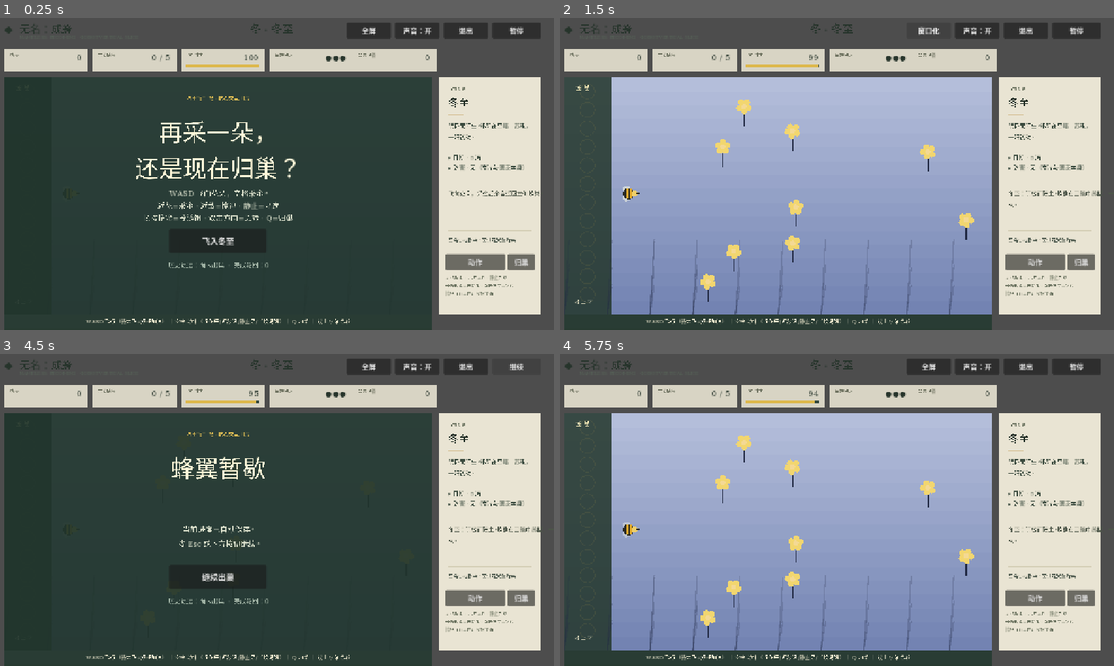
Above: before the commit, frames 1-4 (two rows, left to right).
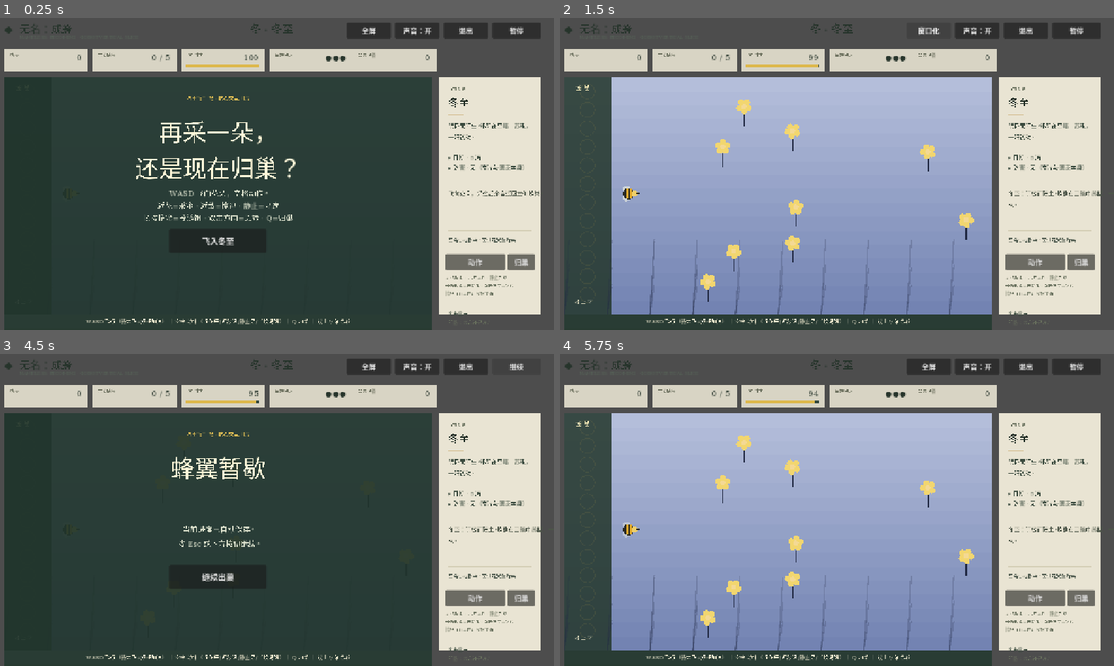
Above: after the commit, the same moments.

Repository: alanthssss/nameless-becoming
Game: Godot game, scene res://main.tscn
Same seed, same stepped clock (60 frames per second), same inputs: the game is played once before the commit and once after it.
Inputs:
- Up to frame 1 (0.25 s): no input
- Up to frame 2 (1.5 s): click "飞入冬至" at 0.5 s; click "全屏" at 1.25 s
- Up to frame 3 (4.5 s): click "窗口化" at 2 s; click "声音：开" at 2.75 s; click "声音：关" at 3.5 s; click "暂停" at 4.25 s
- Up to frame 4 (5.75 s): click "继续出巢" at 5 s

The runs differ from the first frame. In frame 1, 0.2% of the frame differs, in the area x 30-88%, y 55-99%; in frame 2, less than 0.1%; in frame 3, 0.1%; in frame 4, less than 0.1%.

Commit message:
fix(ui): 历史信息从 overlay 弹窗搬到 HUD 侧栏底部常驻 runs_meter
诊断：upgrade 选择界面（show_upgrade_choices）三张卡片位于 y=330-455。
PR #12 引入的 overlay_history Label 在 y=415-443，正好压在卡片中间——
文字（"历史最远：二十四节令已归律 · 完成轮回：4 · 上轮 2:01"）浮在卡片
标题与按钮之间，视觉碎片化、卡片读不清。overlay_history 的生命周期只在
show_intro 里被启用（visible=true）但从未关闭，跨阶段漂移，最终在 upgrade
界面才"显形"造成混乱。

设计决策：历史信息属于"持久状态"（跨 run 的轮回计数 + 最远记录），
不应寄生在 overlay 这种模态弹窗里——overlay_history 这类补救性 Label
只能临时解决表象、永远藏不住会再漏。

修复：
- 删除 overlay_history var + setup + show_intro 里的 4 处引用
- 新增 runs_meter / runs_meter_farthest 永久 HUD 元素，挂在右侧栏底部
  y=528-566（与上方输入说明用细线 meter_rule 分隔）
- refresh_runs_meter() 抽出独立函数，三处状态变更点
  （record_stage / record_completion / record_failure）后都调用一次，
  确保进度实时刷新
- runs_meter 第一行「已走过 X 轮四季 · 上轮 2:01」（11px）
- runs_meter_farthest 第二行「前路：芒种」或「前路：二十四节令归律」
  或「前路：远方还是远方」（尚未启程时）

副作用：show_intro body 文案删除「历史最远 / 完成轮回 / 上轮」行；
intro 视野更干净，历史写在玩家随时能看见的位置（侧栏常态可见），
不再依赖弹窗呈现。

smoke_test 新增断言：主脚本必须暴露 refresh_runs_meter（防止有人改回
overlay_history 的临时补救方案）。show_boss_loss 断言保留（PR #13 第一
commit）。

Diff:
--- a/godot/scripts/main.gd
+++ b/godot/scripts/main.gd
@@ -97,8 +97,14 @@
 var overlay_title: Label
 var overlay_body: Label
 var overlay_button: Button
-var overlay_history: Label
 var upgrade_buttons: Array[Button] = []
+# 历史信息是「持久状态」（跨 run 的轮回计数 + 最远记录），
+# 属于 HUD 侧栏常驻元素 runs_meter，不寄生在 overlay 弹窗里——
+# overlay_history 这个独立 Label 在 PR #12 临时补救时被引进来，
+# 生命周期写在 show_intro 但从未关闭，会跟着 overlay 浮到 upgrade 界面
+# 直接压在升级卡片上造成视觉错位（背景碎片化、读不清）。
+var runs_meter: Label
+var runs_meter_farthest: Label
 var zh_font: Font
 var pause_button: Button
 var fullscreen_button: Button
@@ -368,6 +374,17 @@
 	make_label(side, "近花采蜜 · 近敌惊退 · 静止寻迹", Vector2(14, 447), Vector2(200, 18), 10, Color("68705d"))
 	make_label(side, "长按携蜜=投诱饵 · 双击方向=急转", Vector2(14, 465), Vector2(200, 18), 10, Color("68705d"))
 	make_label(side, "持续飞行=自动振翅加速", Vector2(14, 483), Vector2(200, 18), 10, Color("68705d"))
+	# 历史信息是跨 run 的持久状态，留给 HUD 侧栏底部常驻显示——属于状态不属于弹窗
+	var meter_rule := ColorRect.new()
+	meter_rule.color = Color("c7c0a4", 0.6)
+	meter_rule.position = Vector2(20, 520)
+	meter_rule.size = Vector2(190, 1)
+	side.add_child(meter_rule)
+	runs_meter = make_label(side, "", Vector2(20, 528), Vector2(190, 18), 11, Color("3a4a3e"))
+	runs_meter.autowrap_mode = TextServer.AUTOWRAP_WORD_SMART
+	runs_meter_farthest = make_label(side, "", Vector2(20, 548), Vector2(190, 18), 11, Color("68705d"))
+	runs_meter_farthest.autowrap_mode = TextServer.AUTOWRAP_WORD_SMART
+	refresh_runs_meter()
 
 	var tips_background := ColorRect.new()
 	tips_background.color = Color("26392f", 0.96)
@@ -393,9 +410,7 @@
 	overlay_button.add_theme_font_size_override("font_size", 18)
 	overlay_button.pressed.connect(on_overlay_button)
 	overlay.add_child(overlay_button)
-	overlay_history = make_label(overlay, "", Vector2(190, 415), Vector2(590, 28), 14, Color("9fb1a3"))
-	overlay_history.horizontal_alignment = HORIZONTAL_ALIGNMENT_CENTER
-	overlay_history.visible = false
+	# —— overlay 区以内的元素到此为止 ——升级卡片直接挂在 overlay 上
 	for i in 3:
 		var choice := Button.new()
 		choice.position = Vector2(105 + i * 255, 330)
@@ -480,12 +495,11 @@
 	bee.active = false
 	overlay.visible = true
 	overlay_title.text = "再采一朵，\n还是现在归巢？"
-	overlay_body.text = "WASD 飞向花朵，空格采蜜。\n近花=采蜜 · 近敌=惊退 · 静止=寻迹\n长按携蜜=投诱饵 · 双击方向=急转 · Q=归巢"
-	overlay_history.text = "历史最远：%s  ·  完成轮回：%d%s" % [progress_name(), save_manager.runs_completed, last_run_text()]
+	overlay_body.text = "WASD 飞向花朵，空格动作。\n近花=采蜜 · 近敌=惊退 · 静止=寻迹\n长按携蜜=投诱饵 · 双击方向=急转 · Q=归巢"
 	overlay_button.text = "飞入冬至"
 	set_upgrade_buttons_visible(false)
 	overlay_button.visible = true
-	overlay_history.visible = true
+	refresh_runs_meter()
 
 func start_game() -> void:
 	hive_lives = 3
@@ -1153,6 +1167,7 @@
 	var data: Dictionary = stages[stage_index]
 	if persistence_enabled:
 		save_manager.record_stage(stage_index + 1)
+	refresh_runs_meter()
 	season_mechanics.on_stage_complete()
 	# 储备机制：白露是储备段最后的采蜜关，本季的蜜需要分配（储冬蜜 / 哺育幼虫）
 	var reserve_m = season_mechanics.mechanic_by_id("reserve")
@@ -1457,6 +1472,7 @@
 	set_upgrade_buttons_visible(false)
 	if persistence_enabled:
 		save_manager.record_completion(run_elapsed)
+	refresh_runs_meter()
 	sound.play_cue("win")
 	overlay_title.text = "冬至一阳生"
 	overlay_body.text = "蜂群走完了完整的二十四个节令，四位失律者重归循环。\n本轮主动游玩时间：%s" % format_duration(run_elapsed)
@@ -1471,6 +1487,7 @@
 	sound.play_cue("loss")
 	if persistence_enabled:
 		save_manager.record_failure(run_elapsed)
+	refresh_runs_meter()
 	# hive_lives 已经在 fail_expedition / boss_loss 里清零：
 	# 整轮散了，不再以「再战一节」收尾，强制回起点重走四季。
 	overlay_title.text = "这一次没能\n等到春天"
@@ -1791,10 +1808,27 @@
 		return "尚未出巢"
 	return String(stages[mini(save_manager.best_stage - 1, stages.size() - 1)].name)
 
-func last_run_text() -> String:
-	if save_manager.last_run_seconds <= 0.0:
-		return ""
-	return "  ·  上轮 %s" % format_duration(save_manager.last_run_seconds)
+# 把跨 run 的历史信息从 overlay 弹窗里搬出来，放进 HUD 侧栏底部永久位：
+# 三行小字——轮回次数 / 前路最远 / 上轮时长。
+# 跨 run 但属于「持久状态」，不属于任何弹窗。
+func refresh_runs_meter() -> void:
+	if runs_meter == null or runs_meter_farthest == null:
+		return
+	var runs := int(save_manager.runs_completed)
+	if runs <= 0:
+		runs_meter.text = "尚未启程"
+	else:
+		runs_meter.text = "已走过 %d 轮四季" % runs
+	var farthest := progress_name()
+	if farthest == "尚未出巢":
+		runs_meter_farthest.text = "前路：远方还是远方"
+	elif farthest == "二十四节令已归律":
+		runs_meter_farthest.text = "前路：二十四节令归律"
+	else:
+		runs_meter_farthest.text = "前路：%s" % farthest
+	var last_seconds := save_manager.last_run_seconds
+	if last_seconds > 0.0:
+		runs_meter.text += "  ·  上轮 %s" % format_duration(last_seconds)
 
 func format_duration(duration_seconds: float) -> String:
 	var minutes := floori(duration_seconds / 60.0)
--- a/godot/tests/smoke_test.gd
+++ b/godot/tests/smoke_test.gd
@@ -224,6 +224,9 @@
 
 	# 失律者战败必须可见、可重入：避免「XX完成 · 蜂巢成长」stale 文案重新浮上来。
 	# 范围检查：主脚本必须暴露 show_boss_loss，且 on_overlay_button 接受 boss_loss 相位。
+	# 历史信息（轮回计数 + 前路最远）应寄生在 HUD 侧栏持久位，而不是 overlay 弹窗里的临时 Label：
+	# 旧 overlay_history Label 只在 show_intro 写了 visible=true，从未关闭，会跟着 overlay 一起浮到
+	# 升级选择界面盖在三张升级卡片上，导致卡片读不清、按钮区域视觉碎片化。
 	var main_script := load("res://scripts/main.gd")
 	if main_script == null:
 		failures.append("主脚本无法加载")
@@ -231,6 +234,8 @@
 		var main_node = main_script.new()
 		if not main_node.has_method("show_boss_loss"):
 			failures.append("缺失 show_boss_loss：失律者战败需要专属结算页，不能复用 show_loss")
+		if not main_node.has_method("refresh_runs_meter"):
+			failures.append("缺失 refresh_runs_meter：历史信息应从 overlay 弹窗搬到 HUD 侧栏底部")
 		main_node.free()
 
 	if failures.is_empty():
